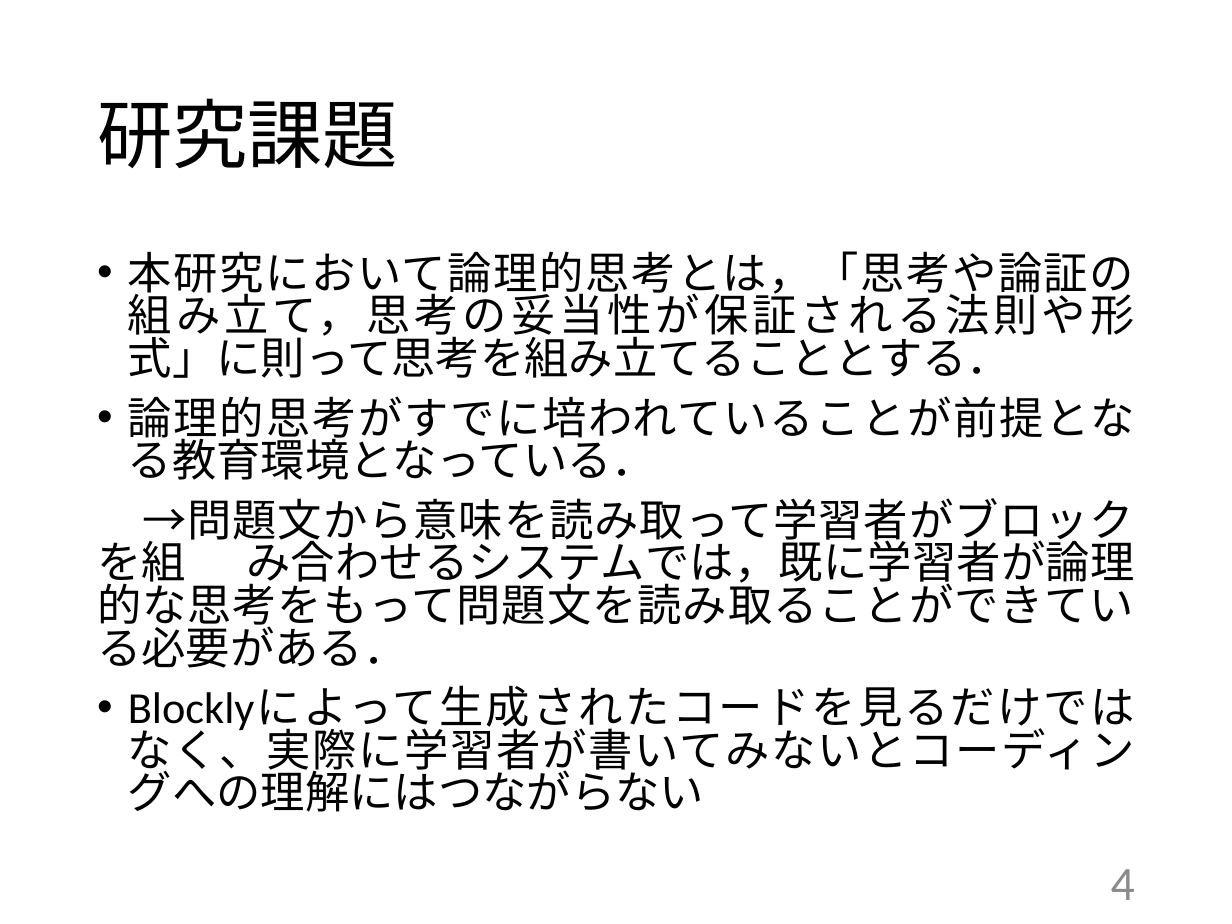
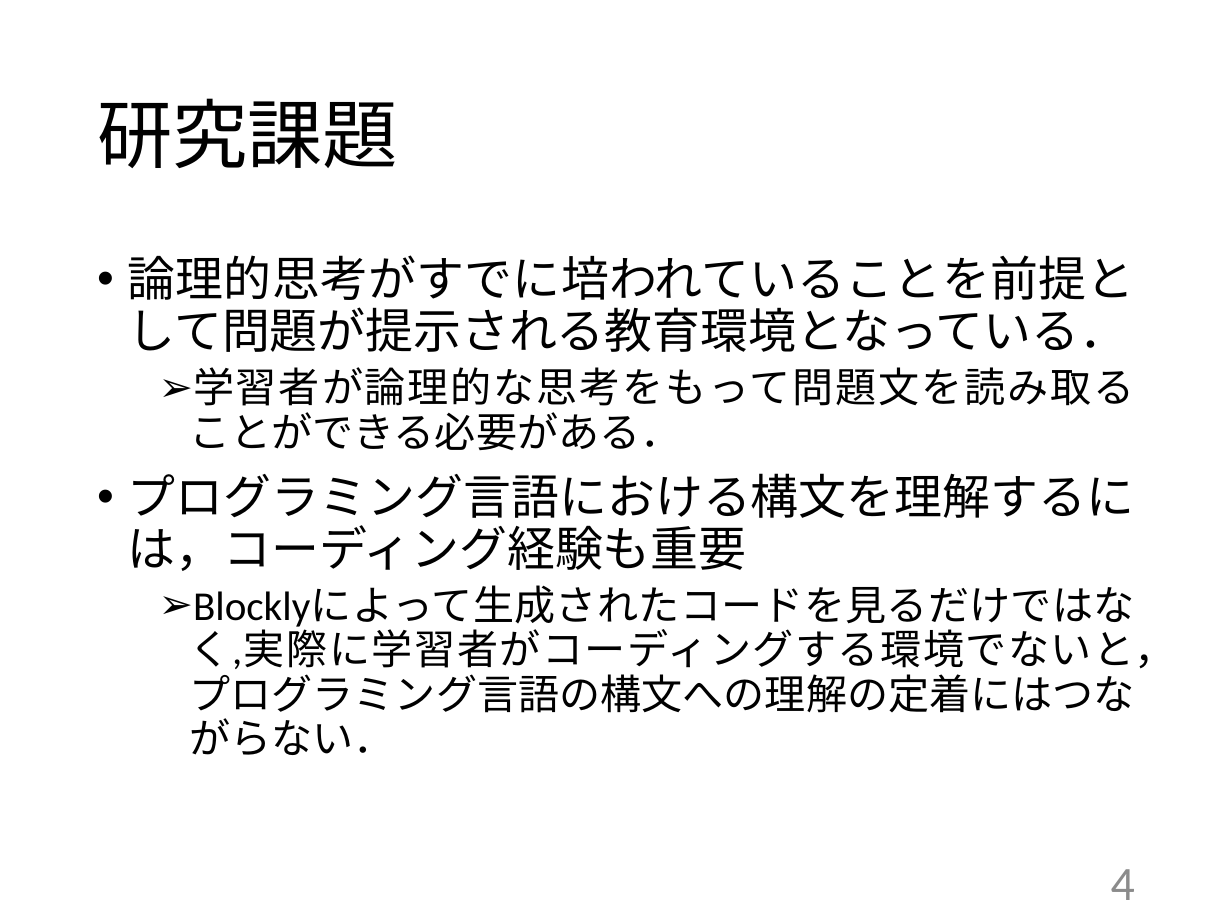
Before and after one commit to kait-takanolab/1821121-shimaoka-thesis, a slide deck: slide 4 of 1821121_shimaoka_tyuukan.pptx. Drawn at 1232x924 pixels with LibreOffice and Linux fonts; fonts in the diff are those of the drawing. Boxes give left, top, right and bottom in pixels: in the first picture for what was removed or moved away, otherwise in the second. Text is boxed around its words. In the diff, an @@ line names an element or a change of style, - is before the commit and + after.

```diff
--- a/1821121_shimaoka_tyuukan.pptx
+++ b/1821121_shimaoka_tyuukan.pptx
@@ text at (128, 255, 1175, 755): text changed; size 25.9 to 24 pt @@
-• 本研究において論理的思考とは，「思考や論証の組み立て，思考の妥当性が保証される法則や形式」に則って思考を組み立てることとする．
-• 論理的思考がすでに培われていることが前提となる教育環境となっている．
-→問題文から意味を読み取って学習者がブロックを組 み合わせるシステムでは，既に学習者が論理的な思考をもって問題文を読み取ることができている必要がある．
-• Blocklyによって生成されたコードを見るだけではなく、実際に学習者が書いてみないとコーディングへの理解にはつながらない
+• 論理的思考がすでに培われていることを前提として問題が提示される教育環境となっている．
+  ➢ 学習者が論理的な思考をもって問題文を読み取ることができる必要がある．
+• プログラミング言語における構文を理解するには，コーディング経験も重要
+  ➢ Blocklyによって生成されたコードを見るだけではなく,実際に学習者がコーディングする環境でないと，プログラミング言語の構文への理解の定着にはつながらない．
```
Also in this commit, not shown: 4 other slides changed.
